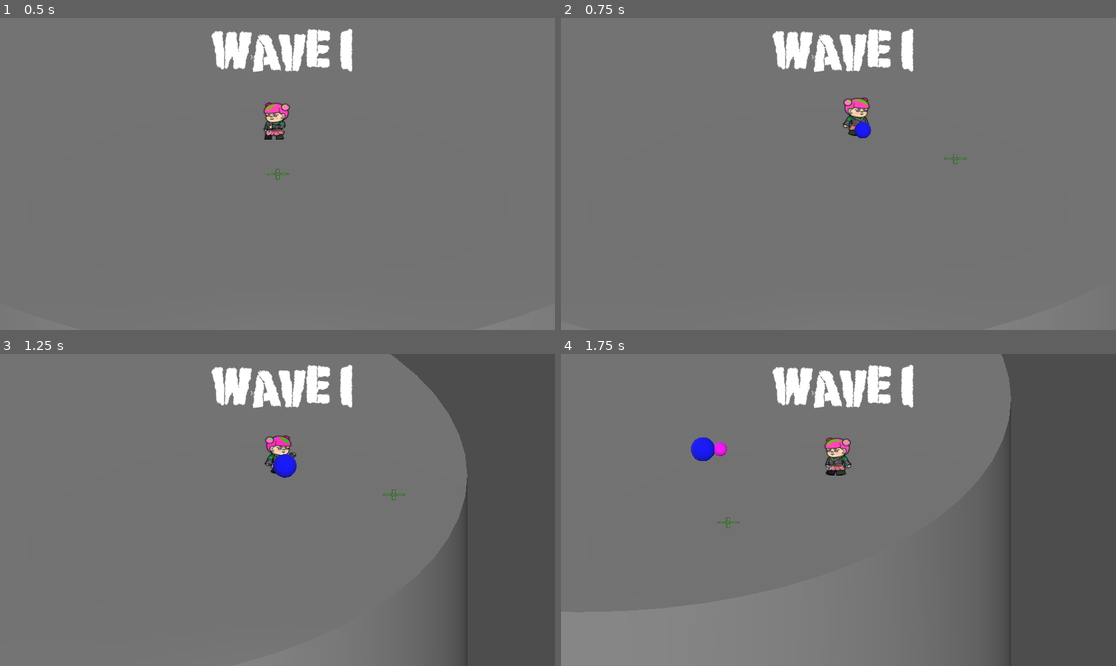
Above: before the commit, frames 1-4 (two rows, left to right).
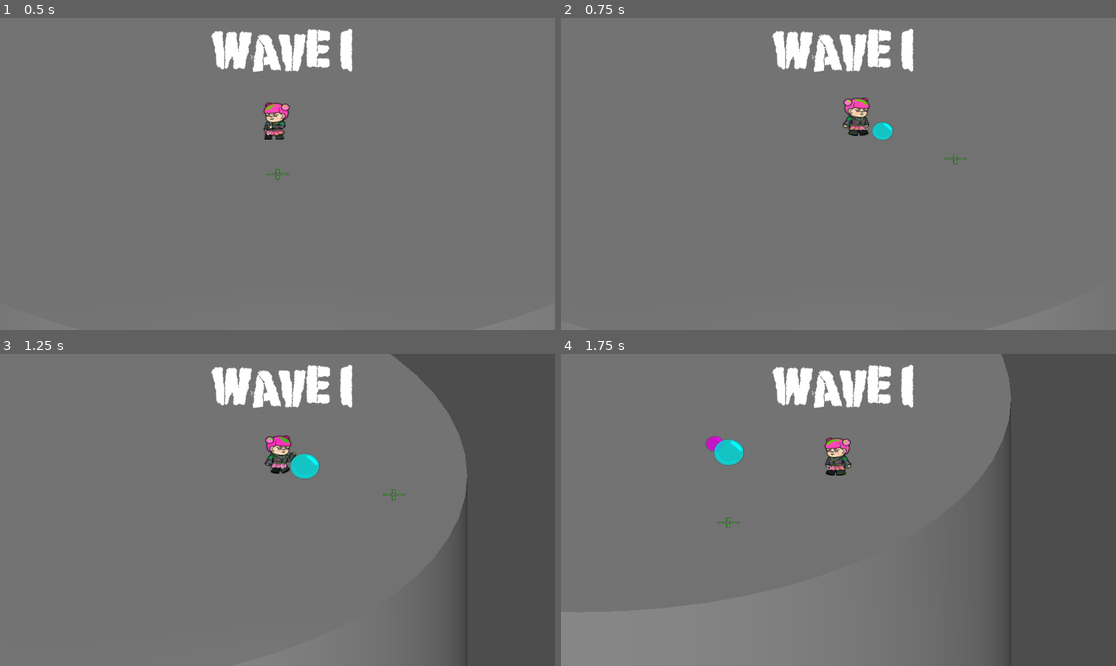
Above: after the commit, the same moments.

Repository: princess-mikus/GlobalGameJam-2025
Game: Godot game, scene res://scenes/coliseum.tscn
The game is run twice, just before and just after one commit, with the same random seed, the same clock (stepped at 60 frames per second) and the same inputs.
Inputs (mouse positions are in pixels of both pictures, inside the frame that each line leads up to):
- Up to frame 1 (0.5 s): no input
- Up to frame 2 (0.75 s): tap Enter (ui_accept) at 0.5 s; move the mouse to (960, 158) at 0.52 s; press the mouse at (960, 158) at 0.53 s; hold Right (ui_right) from 0.53 s (still down)
- Up to frame 3 (1.25 s): keep holding Right (ui_right); tap Enter (ui_accept) at 0.77 s; right-click (399, 494) at 0.8 s
- Up to frame 4 (1.75 s): move the mouse to (727, 525) at 1.27 s; release Right (ui_right) at 1.28 s; release the mouse at (727, 525) at 1.28 s; hold Down (ui_down) from 1.28 s (still down); right-click (727, 525) at 1.35 s; tap Enter (ui_accept) at 1.52 s; click (727, 525) at 1.55 s

Frame 1 is identical in both runs. In frame 2, 0.3% of the frame differs, in the area x 52-60%, y 33-40%; in frame 3, 0.5%; in frame 4, 0.7%, in the area x 23-33%, y 26-36%.

Commit message:
More sprites

Diff:
--- a/scenes/bomb_enemy.tscn
+++ b/scenes/bomb_enemy.tscn
@@ -1,9 +1,11 @@
-[gd_scene load_steps=10 format=3 uid="uid://3yt3ebdew1jm"]
+[gd_scene load_steps=13 format=3 uid="uid://3yt3ebdew1jm"]
 
 [ext_resource type="Script" path="res://scripts/bomb_enemy.gd" id="1_kx3n1"]
 [ext_resource type="Material" uid="uid://bhqsipjp6txyo" path="res://Butano_placeholder.tres" id="2_meykp"]
+[ext_resource type="Texture2D" uid="uid://bjda2x223sp7j" path="res://sprites/IMG_3094.png" id="2_rnerg"]
 [ext_resource type="Script" path="res://scripts/timer.gd" id="3_7cprt"]
 [ext_resource type="Material" uid="uid://b6yp3tetotxhv" path="res://Butano_exploder_placeholder.tres" id="3_wui53"]
+[ext_resource type="Texture2D" uid="uid://cqqkd54aqvqnt" path="res://sprites/IMG_3093.png" id="6_qsmog"]
 
 [sub_resource type="SphereMesh" id="SphereMesh_qsgex"]
 
@@ -11,6 +13,18 @@
 
 [sub_resource type="Animation" id="Animation_lpioc"]
 length = 0.001
+tracks/0/type = "value"
+tracks/0/imported = false
+tracks/0/enabled = true
+tracks/0/path = NodePath("Sprite3D:texture")
+tracks/0/interp = 1
+tracks/0/loop_wrap = true
+tracks/0/keys = {
+"times": PackedFloat32Array(0),
+"transitions": PackedFloat32Array(1),
+"update": 1,
+"values": [ExtResource("2_rnerg")]
+}
 
 [sub_resource type="Animation" id="Animation_bm8mo"]
 resource_name = "tic_tac"
@@ -27,9 +41,27 @@
 "values": [ExtResource("2_meykp"), ExtResource("3_wui53"), ExtResource("2_meykp")]
 }
 
+[sub_resource type="Animation" id="Animation_wvplf"]
+resource_name = "butaninWalk"
+length = 0.7
+loop_mode = 1
+tracks/0/type = "value"
+tracks/0/imported = false
+tracks/0/enabled = true
+tracks/0/path = NodePath("Sprite3D:texture")
+tracks/0/interp = 1
+tracks/0/loop_wrap = true
+tracks/0/keys = {
+"times": PackedFloat32Array(0, 0.333333, 0.7),
+"transitions": PackedFloat32Array(1, 1, 1),
+"update": 1,
+"values": [ExtResource("2_rnerg"), ExtResource("6_qsmog"), ExtResource("2_rnerg")]
+}
+
 [sub_resource type="AnimationLibrary" id="AnimationLibrary_amulf"]
 _data = {
 "RESET": SubResource("Animation_lpioc"),
+"butaninWalk": SubResource("Animation_wvplf"),
 "tic_tac": SubResource("Animation_bm8mo")
 }
 
@@ -38,7 +70,12 @@
 collision_mask = 3
 script = ExtResource("1_kx3n1")
 
+[node name="Sprite3D" type="Sprite3D" parent="."]
+transform = Transform3D(0.285464, 0, 0, 0, 0.285464, 0, 0, 0, 0.285464, 0, 0.501614, 0)
+texture = ExtResource("2_rnerg")
+
 [node name="MeshInstance3D" type="MeshInstance3D" parent="."]
+visible = false
 mesh = SubResource("SphereMesh_qsgex")
 skeleton = NodePath("../..")
 surface_material_override/0 = ExtResource("2_meykp")
@@ -60,7 +97,7 @@
 libraries = {
 "": SubResource("AnimationLibrary_amulf")
 }
-autoplay = "tic_tac"
+autoplay = "butaninWalk"
 
 [connection signal="timeout" from="Timer" to="." method="_on_timer_timeout"]
 [connection signal="timeout" from="Timer" to="Timer" method="_on_timeout"]
--- a/scenes/bubble.tscn
+++ b/scenes/bubble.tscn
@@ -1,11 +1,7 @@
-[gd_scene load_steps=6 format=3 uid="uid://dgswkg56uddlm"]
+[gd_scene load_steps=5 format=3 uid="uid://dgswkg56uddlm"]
 
 [ext_resource type="Script" path="res://scripts/bubble.gd" id="1_fbn4u"]
-
-[sub_resource type="SphereMesh" id="SphereMesh_1je0n"]
-
-[sub_resource type="StandardMaterial3D" id="StandardMaterial3D_vlw2c"]
-albedo_color = Color(0, 0, 1, 1)
+[ext_resource type="Texture2D" uid="uid://dawgxl44jfm6e" path="res://sprites/bubbleProjectile.png" id="2_5c1bh"]
 
 [sub_resource type="SphereShape3D" id="SphereShape3D_vdlf3"]
 
@@ -19,11 +15,10 @@
 max_contacts_reported = 10
 script = ExtResource("1_fbn4u")
 
-[node name="MeshInstance3D" type="MeshInstance3D" parent="."]
-transform = Transform3D(0.08, 0, 0, 0, 0.08, 0, 0, 0, 0.08, 0, 0, 0)
-layers = 2
-mesh = SubResource("SphereMesh_1je0n")
-surface_material_override/0 = SubResource("StandardMaterial3D_vlw2c")
+[node name="Sprite3D" type="Sprite3D" parent="."]
+transform = Transform3D(0.11, 0, 0, 0, 0.11, 0, 0, 0, 0.11, 0, 0, 0)
+modulate = Color(0, 1, 1, 1)
+texture = ExtResource("2_5c1bh")
 
 [node name="CollisionShape3D" type="CollisionShape3D" parent="."]
 transform = Transform3D(0.08, 0, 0, 0, 0.08, 0, 0, 0, 0.08, 0, 0, 0)
--- a/scenes/bubble_gum.tscn
+++ b/scenes/bubble_gum.tscn
@@ -1,11 +1,7 @@
-[gd_scene load_steps=6 format=3 uid="uid://dh4l7xy82mu0v"]
+[gd_scene load_steps=5 format=3 uid="uid://dh4l7xy82mu0v"]
 
 [ext_resource type="Script" path="res://scripts/bubble_gum.gd" id="1_mqhyr"]
-
-[sub_resource type="SphereMesh" id="SphereMesh_1je0n"]
-
-[sub_resource type="StandardMaterial3D" id="StandardMaterial3D_jqlwy"]
-albedo_color = Color(1, 0, 1, 1)
+[ext_resource type="Texture2D" uid="uid://dawgxl44jfm6e" path="res://sprites/bubbleProjectile.png" id="2_ax0he"]
 
 [sub_resource type="SphereShape3D" id="SphereShape3D_vdlf3"]
 
@@ -19,11 +15,10 @@
 max_contacts_reported = 10
 script = ExtResource("1_mqhyr")
 
-[node name="MeshInstance3D" type="MeshInstance3D" parent="."]
-transform = Transform3D(0.08, 0, 0, 0, 0.08, 0, 0, 0, 0.08, 0, 0, 0)
-layers = 2
-mesh = SubResource("SphereMesh_1je0n")
-surface_material_override/0 = SubResource("StandardMaterial3D_jqlwy")
+[node name="Sprite3D" type="Sprite3D" parent="."]
+transform = Transform3D(0.11, 0, 0, 0, 0.11, 0, 0, 0, 0.11, 0, 0, 0)
+modulate = Color(1, 0, 1, 1)
+texture = ExtResource("2_ax0he")
 
 [node name="CollisionShape3D" type="CollisionShape3D" parent="."]
 transform = Transform3D(0.08, 0, 0, 0, 0.08, 0, 0, 0, 0.08, 0, 0, 0)
--- a/scenes/coliseum.tscn
+++ b/scenes/coliseum.tscn
@@ -22,7 +22,7 @@
 [node name="Coliseum" type="Node3D"]
 
 [node name="Camera3D" type="Camera3D" parent="."]
-transform = Transform3D(1, 0, 0, 0, 0.869132, 0.494579, 0, -0.494579, 0.869132, 0, 0.895, 1.975)
+transform = Transform3D(1, 0, 0, 0, 0.869133, 0.494579, 0, -0.494579, 0.869133, 0, 0.895, 1.975)
 projection = 1
 fov = 116.76
 size = 1.80756
--- a/scenes/player.tscn
+++ b/scenes/player.tscn
@@ -11,6 +11,28 @@
 [sub_resource type="StandardMaterial3D" id="StandardMaterial3D_ys3wb"]
 
 [sub_resource type="CapsuleShape3D" id="CapsuleShape3D_tob63"]
+
+[sub_resource type="Animation" id="Animation_kiiij"]
+length = 0.001
+tracks/0/type = "value"
+tracks/0/imported = false
+tracks/0/enabled = true
+tracks/0/path = NodePath("Sprite3D:texture")
+tracks/0/interp = 1
+tracks/0/loop_wrap = true
+tracks/0/keys = {
+"times": PackedFloat32Array(0),
+"transitions": PackedFloat32Array(1),
+"update": 1,
+"values": [ExtResource("2_k8xv3")]
+}
+tracks/1/type = "position_3d"
+tracks/1/imported = false
+tracks/1/enabled = true
+tracks/1/path = NodePath("Sprite3D")
+tracks/1/interp = 1
+tracks/1/loop_wrap = true
+tracks/1/keys = PackedFloat32Array(0, 1, 0, 1.12584, 0)
 
 [sub_resource type="Animation" id="Animation_2bdo4"]
 resource_name = "playerIdle"
@@ -34,28 +56,6 @@
 tracks/1/interp = 1
 tracks/1/loop_wrap = true
 tracks/1/keys = PackedFloat32Array(0, 1, 0, 0, 0, 0.233333, 1, 0, 0.126008, 0, 0.466667, 1, 0, 0, 0)
-
-[sub_resource type="Animation" id="Animation_kiiij"]
-length = 0.001
-tracks/0/type = "value"
-tracks/0/imported = false
-tracks/0/enabled = true
-tracks/0/path = NodePath("Sprite3D:texture")
-tracks/0/interp = 1
-tracks/0/loop_wrap = true
-tracks/0/keys = {
-"times": PackedFloat32Array(0),
-"transitions": PackedFloat32Array(1),
-"update": 1,
-"values": [ExtResource("2_k8xv3")]
-}
-tracks/1/type = "position_3d"
-tracks/1/imported = false
-tracks/1/enabled = true
-tracks/1/path = NodePath("Sprite3D")
-tracks/1/interp = 1
-tracks/1/loop_wrap = true
-tracks/1/keys = PackedFloat32Array(0, 1, 0, 1.12584, 0)
 
 [sub_resource type="Animation" id="Animation_toalw"]
 resource_name = "playerRun"
--- a/scripts/bomb_enemy.gd
+++ b/scripts/bomb_enemy.gd
@@ -3,6 +3,8 @@
 @onready var player = $"../Player"
 @onready var timer = $Timer
 
+@onready var animation = $AnimationPlayer
+@onready var sprite = $Sprite3D
 @onready var mesh = $MeshInstance3D
 @onready var material = mesh.get_surface_override_material(0)
 @onready var originalColor = material.albedo_color
@@ -37,7 +39,11 @@
 		var playerCoor = player.transform.origin
 		var enemyCoor = transform.origin
 		direction = moveSpeed * (playerCoor - enemyCoor).normalized()
+		animation.play()
 		#material.albedo_color = originalColor
+		if sprite != null:
+			sprite.flip_h = direction.x > 0
+			sprite.modulate = Color(1,1,1)
 	elif knockbackSpeed > 0:
 		direction = knockbackSpeed * knockback.normalized()
 		knockbackSpeed -= maxKnockbackSpeed/(60.0*timeKnockback)
@@ -60,11 +66,14 @@
 		var enemyCoor = transform.origin
 		knockback = enemyCoor - collision
 		knockbackSpeed = maxKnockbackSpeed
+		animation.pause()
 		#material.albedo_color = Color(1,0,0)
 	elif name == "Bubble_Gum":
 		knockbackSpeed = 0
 		timeFreeze = maxTimeFreeze
-		 #material.albedo_color = Color(0,0,1)
+		sprite.modulate = Color(1,0,1)
+		animation.pause()
+		#material.albedo_color = Color(0,0,1)
 
 func _on_area_3d_body_exited(body: Node3D) -> void:
 	dead = true
--- a/scripts/player.gd
+++ b/scripts/player.gd
@@ -4,23 +4,24 @@
 const maxCoolDownBubble = 0.5
 const maxCoolDownBubbleGum = 2.5
 const chargedElapsed = 1
-const chargedScale = 0.16
-const nonChargedScale = 0.08
-const verticalOffset = 0.08
+const chargedScale = 0.20
+const nonChargedScale = 0.10
+const verticalOffset = 0.1
+const horizontalOffset = 0.2
 const maxKnockbackSpeed = 1.5
 const timeKnockback = 0.1
 
-const damageArea = 10
-const gumArea = 5
+const damageArea = 15
+const gumArea = 10
 
 @onready var sprite = $Sprite3D
 @onready var bubble_scene = preload("res://scenes/bubble.tscn")
 @onready var bubble_gum_scene = preload("res://scenes/bubble_gum.tscn")
 @onready var mesh = $MeshInstance3D
-@onready var material = mesh.get_surface_override_material(0)
 @onready var parent = $".."
 @onready var pivot = $Pivot
 @onready var animation = $AnimationPlayer
+var scaleOriginal
 
 var coolDownBubble = 0
 var coolDownBubbleGum = 0
@@ -42,35 +43,35 @@
 	elif Input.is_action_pressed("bubble") and coolDownBubble <= 0 and chargingBubble == null:
 		timeStart = Time.get_ticks_msec()
 		chargingBubble = bubble_scene.instantiate()
-		chargingBubble.transform.origin = global_position + Vector3(0,verticalOffset,0) + verticalOffset*(pivot.get_global_transform().basis * Vector3(0,0,-1)).normalized()
+		scaleOriginal = chargingBubble.get_child(0).transform.basis.get_scale()
+		chargingBubble.transform.origin = global_position + Vector3(0,verticalOffset,0) + horizontalOffset*(pivot.get_global_transform().basis * Vector3(0,0,-1)).normalized()
 		chargingBubble.direction = Vector3.ZERO
 		scaleBubble = nonChargedScale
-		chargingBubble.get_child(0).scale = Vector3.ONE*scaleBubble
+		chargingBubble.get_child(0).scale = scaleOriginal*scaleBubble
 		chargingBubble.get_child(1).scale = Vector3.ONE*scaleBubble
 		chargingBubble.get_child(2).scale = damageArea*Vector3.ONE*scaleBubble
-		var material = chargingBubble.get_child(0).get_surface_override_material(0)
-		material.albedo_color = Color(0,0,1)
 		parent.add_child(chargingBubble)
 	elif Input.is_action_just_pressed("bubble_gum") and coolDownBubbleGum <= 0 and timeStart <= 0:
 		coolDownBubbleGum = maxCoolDownBubbleGum
 		var bubble_gum = bubble_gum_scene.instantiate()
+		scaleOriginal = bubble_gum.get_child(0).transform.basis.get_scale()
 		bubble_gum.transform.origin = global_position + Vector3(0,verticalOffset,0)
 		bubble_gum.direction = pivot.get_global_transform().basis * Vector3(0,0,-1)
+		bubble_gum.get_child(0).scale = scaleOriginal*nonChargedScale
+		bubble_gum.get_child(1).scale = Vector3.ONE*nonChargedScale
 		bubble_gum.get_child(2).scale = gumArea*Vector3.ONE*nonChargedScale
 		parent.add_child(bubble_gum)
 
 func _physics_process(delta: float) -> void:
 
 	if chargingBubble != null:
-		chargingBubble.transform.origin = global_position + Vector3(0,verticalOffset,0) + verticalOffset*(pivot.get_global_transform().basis * Vector3(0,0,-1)).normalized()
+		chargingBubble.transform.origin = global_position + Vector3(0,verticalOffset,0) + horizontalOffset*(pivot.get_global_transform().basis * Vector3(0,0,-1)).normalized()
 		if scaleBubble < chargedScale:
 			scaleBubble += (chargedScale-nonChargedScale)/(chargedElapsed*60.0)
-			chargingBubble.get_child(0).scale = Vector3.ONE*scaleBubble
-			chargingBubble.get_child(1).scale = Vector3.ONE*scaleBubble
-			chargingBubble.get_child(2).scale = damageArea*Vector3.ONE*scaleBubble
-		if (Time.get_ticks_msec()-timeStart)/1000.0 > chargedElapsed:
-			var material = chargingBubble.get_child(0).get_surface_override_material(0)
-			material.albedo_color = Color(1,1,0)
+			chargingBubble.get_child(0).scale = scaleOriginal*scaleBubble
+		chargingBubble.get_child(1).scale = Vector3.ONE*scaleBubble
+		chargingBubble.get_child(2).scale = damageArea*Vector3.ONE*scaleBubble
+		#if (Time.get_ticks_msec()-timeStart)/1000.0 > chargedElapsed:
 
 	if coolDownBubble > 0:
 		coolDownBubble -= (1.0/60)
@@ -96,7 +97,6 @@
 			animation.play("playerIdle")
 			velocity.x = move_toward(velocity.x, 0, SPEED)
 			velocity.z = move_toward(velocity.z, 0, SPEED)
-		material.albedo_color = Color(1,1,1)
 	else:
 		velocity = knockbackSpeed * knockback.normalized()
 		knockbackSpeed -= maxKnockbackSpeed/(60*timeKnockback)
@@ -117,9 +117,7 @@
 		sprite.flip_h = position.x - result.position.x >= 0
 
 func	_on_damage(position: Vector3):
-	print("HEY")
 	if knockbackSpeed <= 0:
 		var enemyCoor = transform.origin
 		knockback = enemyCoor - position
 		knockbackSpeed = maxKnockbackSpeed
-		material.albedo_color = Color(1,0,0)
Not shown, added: sprites/IMG_3090.png.import
Not shown, added: sprites/IMG_3093.png.import
Not shown, added: sprites/IMG_3094.png.import
Not shown, added: sprites/bubbleProjectile.png.import
